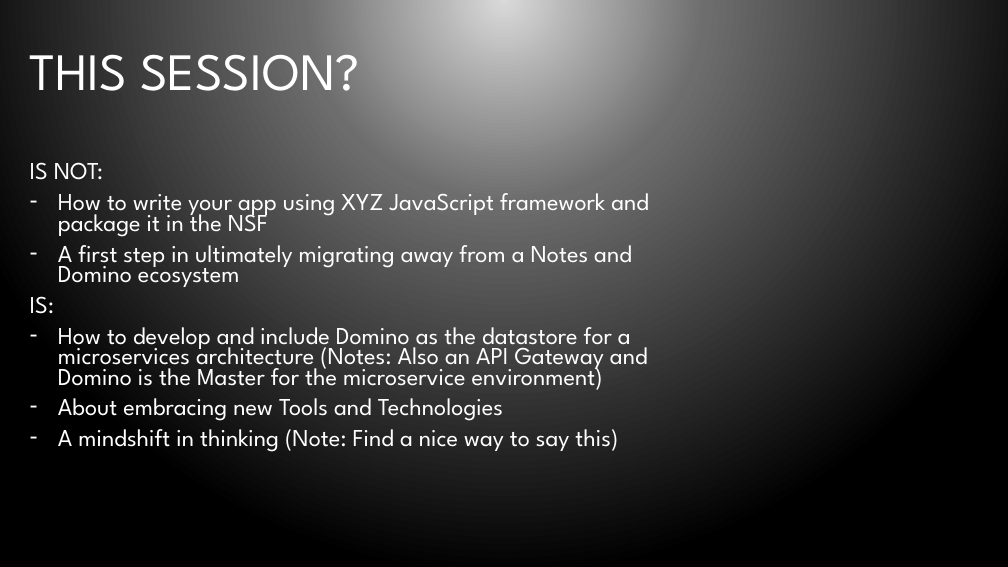
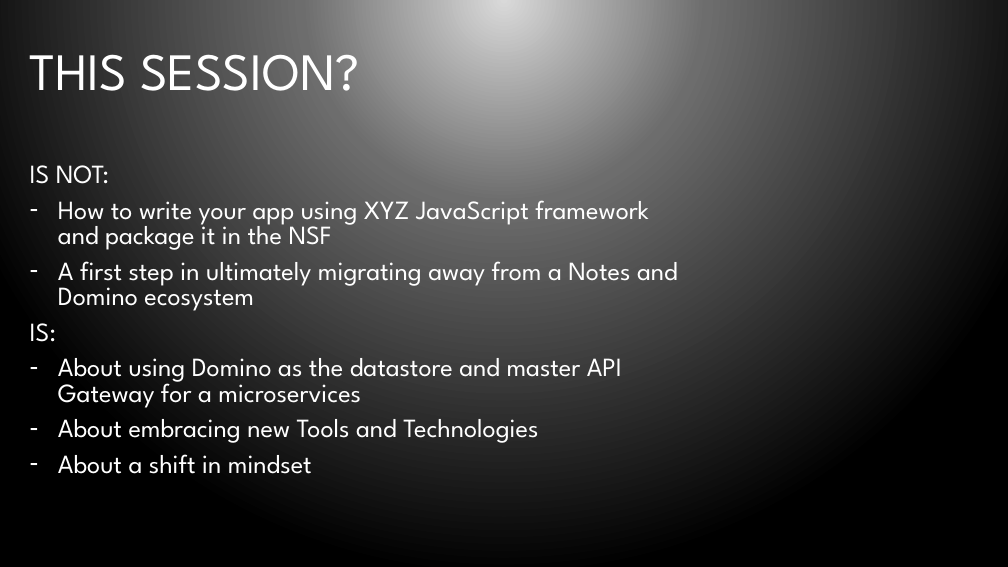
Before and after one commit to bleedingcode/domino-js-masterclass, a slide deck: slide 6 of presentation/8598 Domino and JS.pptx. Drawn at 1008x567 pixels with LibreOffice and Linux fonts; fonts in the diff are those of the drawing; background and template pictures are left out. Boxes give left, top, right and bottom in pixels: in the first picture for what was removed or moved away, otherwise in the second. Text is boxed around its words. In the diff, an @@ line names an element or a change of style, - is before the commit and + after.

Commit message:
Updated slides

```diff
--- a/presentation/8598 Domino and JS.pptx
+++ b/presentation/8598 Domino and JS.pptx
@@ text at [30, 165, 678, 443]: size 23.1 to 25 pt in "IS NOT:", "How to write your app using XYZ ...", "A first step in ultimately migrating away ...", "IS:" and 1 more places; line spacing 0.7 to 0.8 @@
@@ text at [58, 358, 622, 408]: text changed; size 23.1 to 25 pt @@
-– How to develop and include Domino as the datastore for a microservices architecture (Notes: Also an API Gateway and Domino is the Master for the microservice environment)
+– About using Domino as the datastore and master API Gateway for a microservices
@@ text at [58, 454, 312, 474]: text changed; size 23.1 to 25 pt @@
-– A mindshift in thinking (Note: Find a nice way to say this)
+– About a shift in mindset
```
Also in this commit, not shown: 19 other slides changed.
